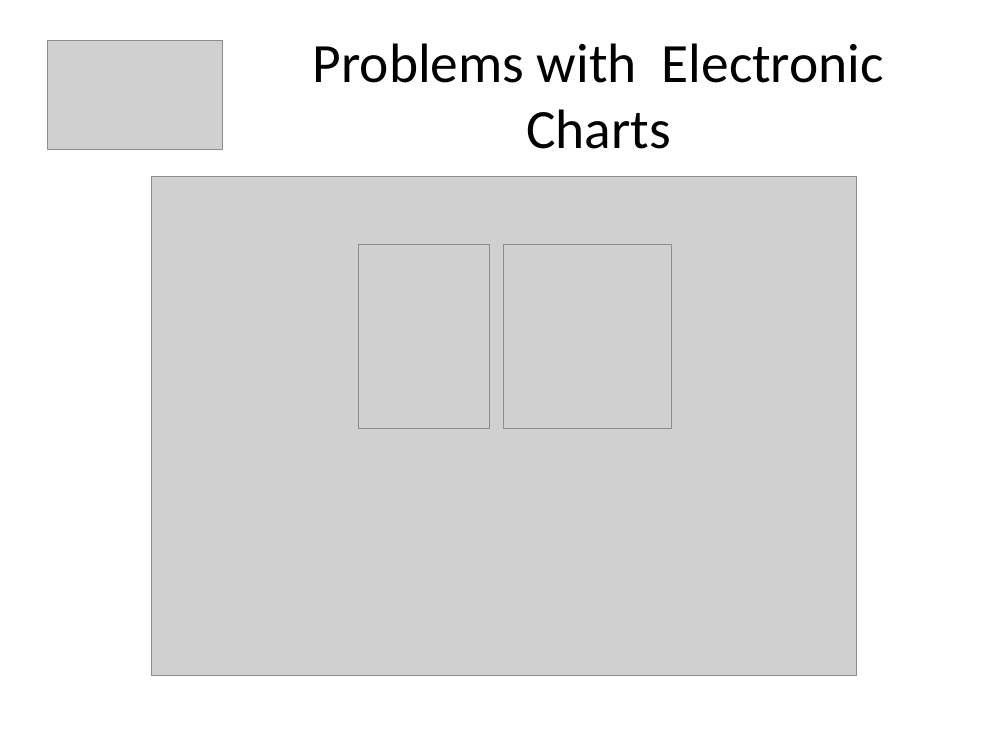
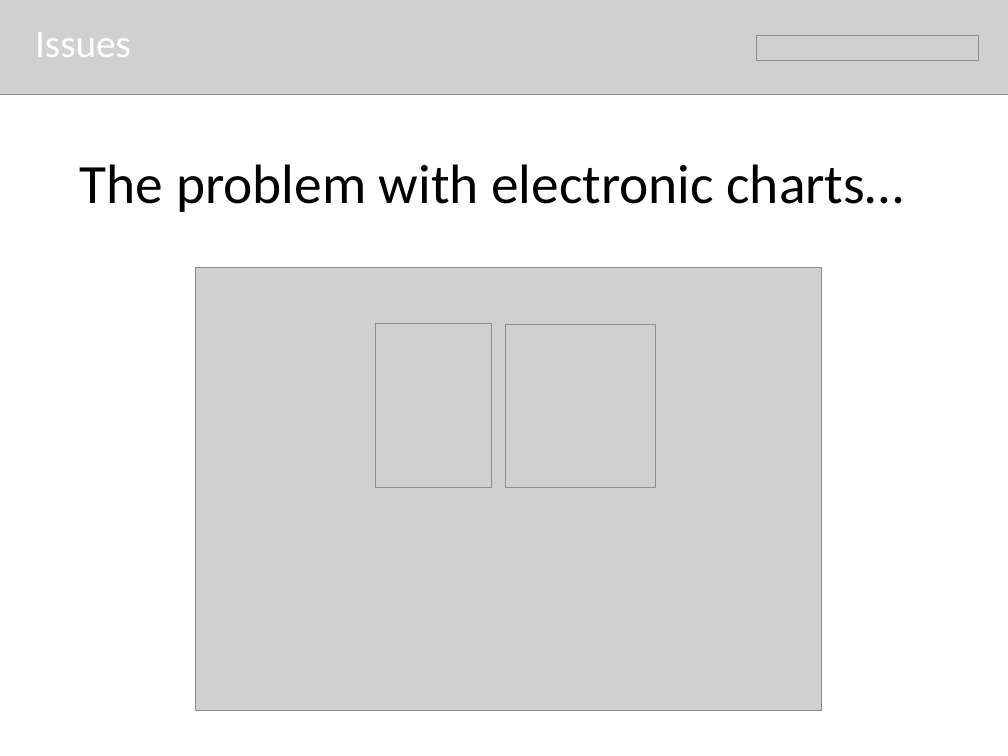
Before and after one commit to amanji/growthplot, a slide deck: slide 5 of PowerPoint Presentation/GrowthPlot_Presentation.pptx. Drawn at 1008x756 pixels with LibreOffice and Linux fonts; fonts in the diff are those of the drawing; grey boxes stand for pictures. Boxes give left, top, right and bottom in pixels: in the first picture for what was removed or moved away, otherwise in the second. Text is boxed around its words. In the diff, an @@ line names an element or a change of style, - is before the commit and + after.

```diff
--- a/PowerPoint Presentation/GrowthPlot_Presentation.pptx
+++ b/PowerPoint Presentation/GrowthPlot_Presentation.pptx
@@ picture added at [0, 0, 1008, 95] @@
@@ text added at [35, 32, 131, 57], 28 pt, text #FFFFFF @@
+Issues
@@ picture removed at [47, 40, 222, 149] @@
@@ picture added at [757, 35, 979, 59] @@
@@ title at [80, 164, 904, 212]: text changed @@
-Problems with Electronic Charts
+The problem with electronic charts…
@@ picture: place and size @@
-picture at [152, 176, 857, 675]
+picture at [196, 267, 822, 711]
@@ picture: place and size @@
-picture at [359, 245, 490, 428]
+picture at [375, 324, 492, 487]
@@ picture: place and size @@
-picture at [503, 245, 671, 429]
+picture at [505, 324, 654, 488]
```
Also in this commit, not shown: 11 other slides changed, 1 slide added, 1 slide removed, 1 other file.
